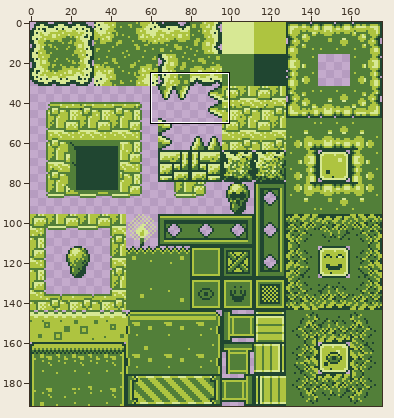
Sprite sheet: platformer/assets/images/tiles/gearboy00.png. Above, an overview of the earlier version with the close-up marked.
Close-up. Before the commit:
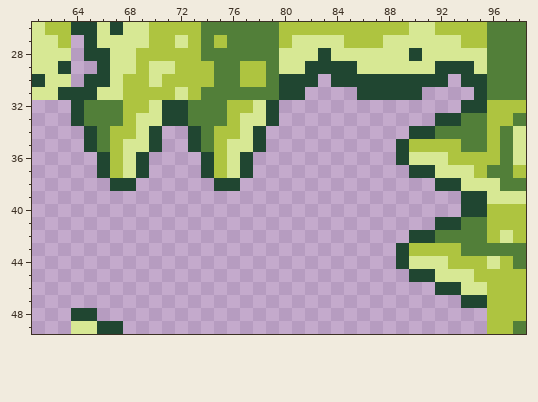
The file is 176x192 pixels. Shown: x 61..98, y 26..49.
After:
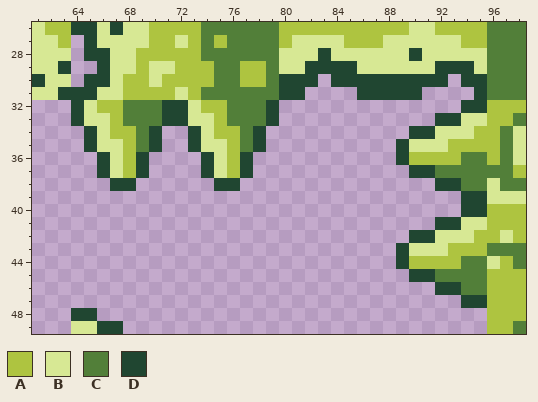
Palette (. is transparent): A #aec440  B #d7e894  C #527f39  D #204631
Changes in this commit:
Changed rows in their new state; - is an unchanged pixel.
first column x 65:
32 BAACCC--BAACCC-----------------
33 BBACCC--BBACCC---------------BB
34 -B--C----B--C--------------BBBA
35 -BBAC----BBAC------------BBB-AA
36 --BA------BA-------------AAA-CC
37 --BA------BA---------------CCCC
38 -----------------------------CC
41 -----------------------------BB
42 ---------------------------BBBA
43 -------------------------BBB-AA
44 -------------------------AAA-CC
45 ---------------------------CCCC
46 -----------------------------CC
